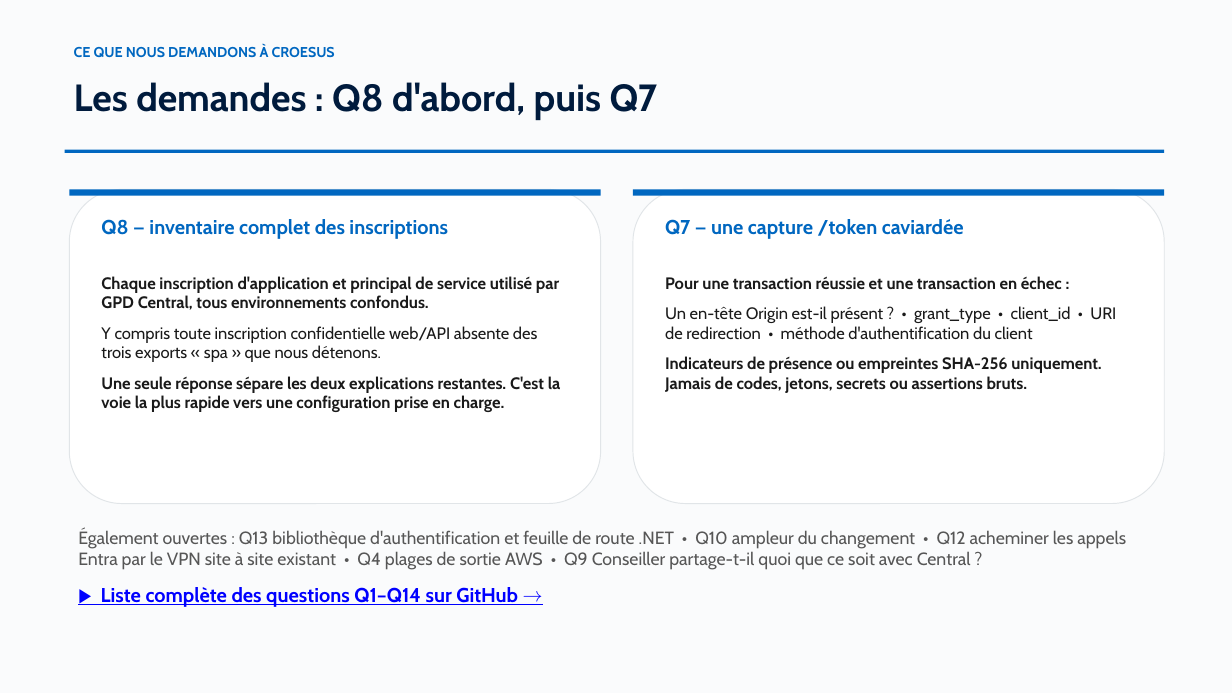
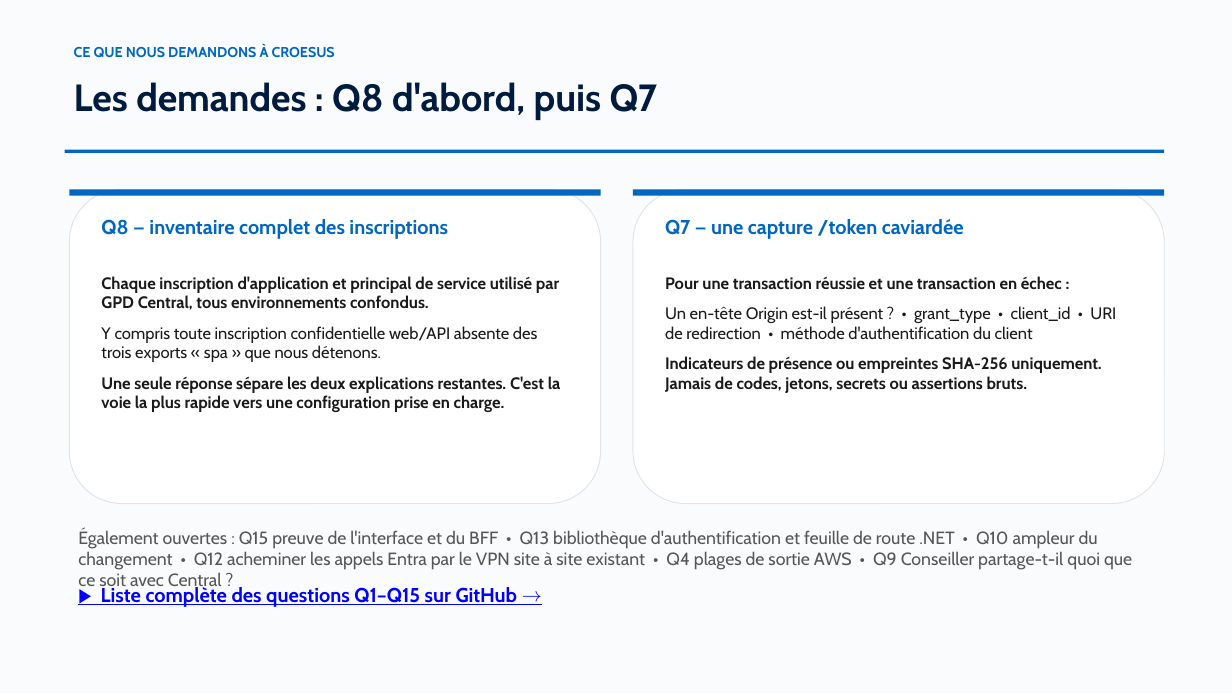
Before and after one commit to devopsabcs-engineering/croesus, a slide deck: slide 10 of docs/deck/croesus-session-deck-fr.pptx. Drawn at 1232x693 pixels with LibreOffice and Linux fonts; fonts in the diff are those of the drawing. Boxes give left, top, right and bottom in pixels: in the first picture for what was removed or moved away, otherwise in the second. Text is boxed around its words. In the diff, an @@ line names an element or a change of style, - is before the commit and + after.

```diff
--- a/docs/deck/croesus-session-deck-fr.pptx
+++ b/docs/deck/croesus-session-deck-fr.pptx
@@ text at box(78, 529, 1132, 570): text changed @@
-Également ouvertes : Q13 bibliothèque d'authentification et feuille de route .NET • Q10 ampleur du changement • Q12 acheminer les appels Entra par le VPN site à site existant • Q4 plages de sortie AWS • Q9 Conseiller partage-t-il quoi que ce soit avec Central ?
+Également ouvertes : Q15 preuve de l'interface et du BFF • Q13 bibliothèque d'authentification et feuille de route .NET • Q10 ampleur du changement • Q12 acheminer les appels Entra par le VPN site à site existant • Q4 plages de sortie AWS • Q9 Conseiller partage-t-il quoi que ce soit avec Central ?
@@ text at box(101, 585, 518, 607): text changed @@
-▶ Liste complète des questions Q1–Q14 sur GitHub →
+▶ Liste complète des questions Q1–Q15 sur GitHub →
```
Also in this commit, not shown: 10 other slides changed, 4 other files.
